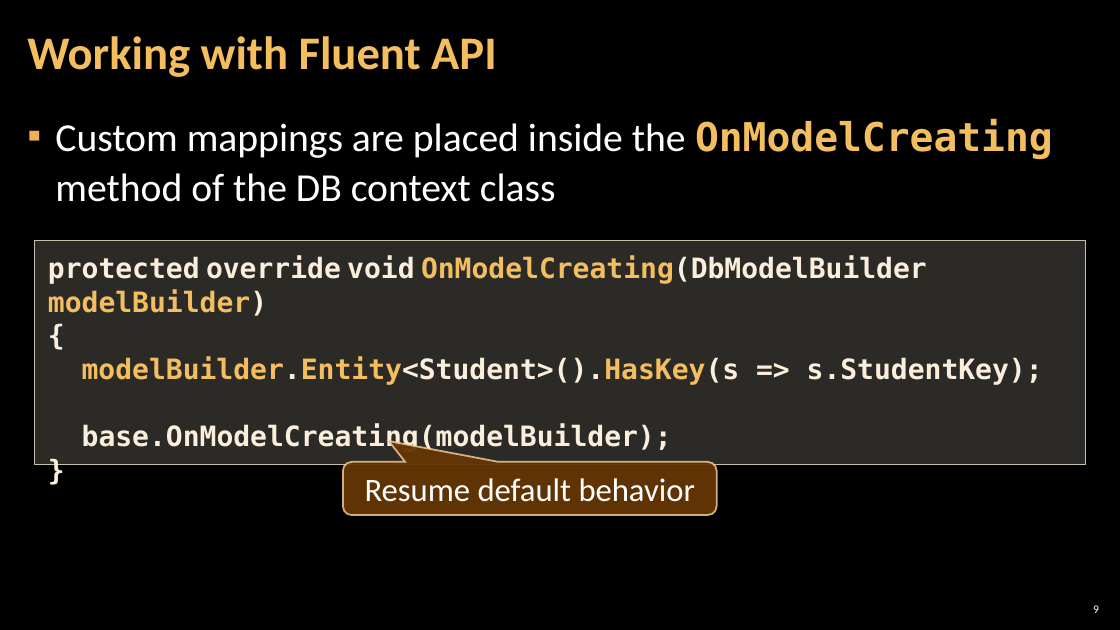
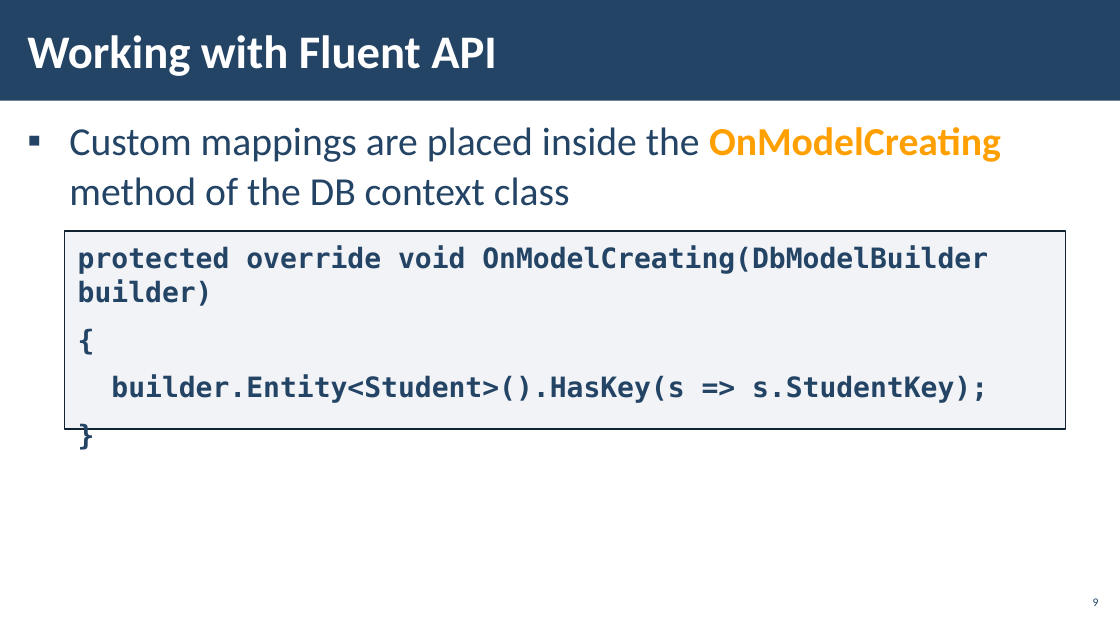
Before and after one commit to pirocorp/Databases-Advanced---Entity-Framework, a slide deck: slide 9 of 05. Entity Relations/05. DB-Advanced-EF-Core-Entity-Relations.pptx. Drawn at 1120x630 pixels with LibreOffice and Linux fonts; fonts in the diff are those of the drawing; background and template pictures are left out. Boxes give left, top, right and bottom in pixels: in the first picture for what was removed or moved away, otherwise in the second. Text is boxed around its words. In the diff, an @@ line names an element or a change of style, - is before the commit and + after.

Commit message:
Presentation Update

```diff
--- a/05. Entity Relations/05. DB-Advanced-EF-Core-Entity-Relations.pptx
+++ b/05. Entity Relations/05. DB-Advanced-EF-Core-Entity-Relations.pptx
@@ rectangle added at (x1=0, y1=0, x2=1120, y2=101), fill #234465 @@
@@ title "Working with Fluent API" at (x1=27, y1=35, x2=496, y2=76): text colour #F3BE60 to #FFFFFF; line spacing 0.9 to 1 @@
@@ text "Custom mappings are placed inside ..." at (x1=69, y1=127, x2=1001, y2=206): font DejaVu Sans Mono to Calibri, text colour #F3BE60 to #FFA000 in "OnModelCreating"; text colour #FFFFFF to #234465 in "Custom mappings are placed inside the method ..."; indent changed @@
@@ rectangle "protected override void OnModelCreating(DbModelBuilder build ..." resized from (x1=34, y1=241, x2=1085, y2=465) to (x1=65, y1=231, x2=1066, y2=429) @@
@@ rectangle "protected override void OnModelCreating(DbModelBuilder build ..." at (x1=65, y1=231, x2=1066, y2=429): text colour #FBEEDC to #234465 in "{", "}"; more space between paragraphs; fill #D9D5C7 at 20% opacity to #ADB4C3 at 15% opacity; outline #C7BFAC 1 pt to #112233 1 pt @@
@@ text in rectangle at (x1=78, y1=246, x2=988, y2=306): text changed; text colour #FBEEDC to #234465 @@
-protected override void OnModelCreating(DbModelBuilder modelBuilder)
+protected override void OnModelCreating(DbModelBuilder builder)
@@ text in rectangle at (x1=111, y1=375, x2=988, y2=403): text changed; text colour #FBEEDC to #234465 @@
-modelBuilder.Entity<Student>().HasKey(s => s.StudentKey);
-base.OnModelCreating(modelBuilder);
+builder.Entity<Student>().HasKey(s => s.StudentKey);
@@ rounded speech box removed at (x1=343, y1=462, x2=717, y2=515) @@
-Resume default behavior
@@ page number moved from (x1=1093, y1=605, x2=1099, y2=613) to (x1=1093, y1=598, x2=1099, y2=606) @@
@@ page number at (x1=1093, y1=598, x2=1099, y2=606): text colour #FFFFFF to #234465 @@
```
Also in this commit, not shown: 27 other slides changed, 27 slides added, 3 slides removed.
